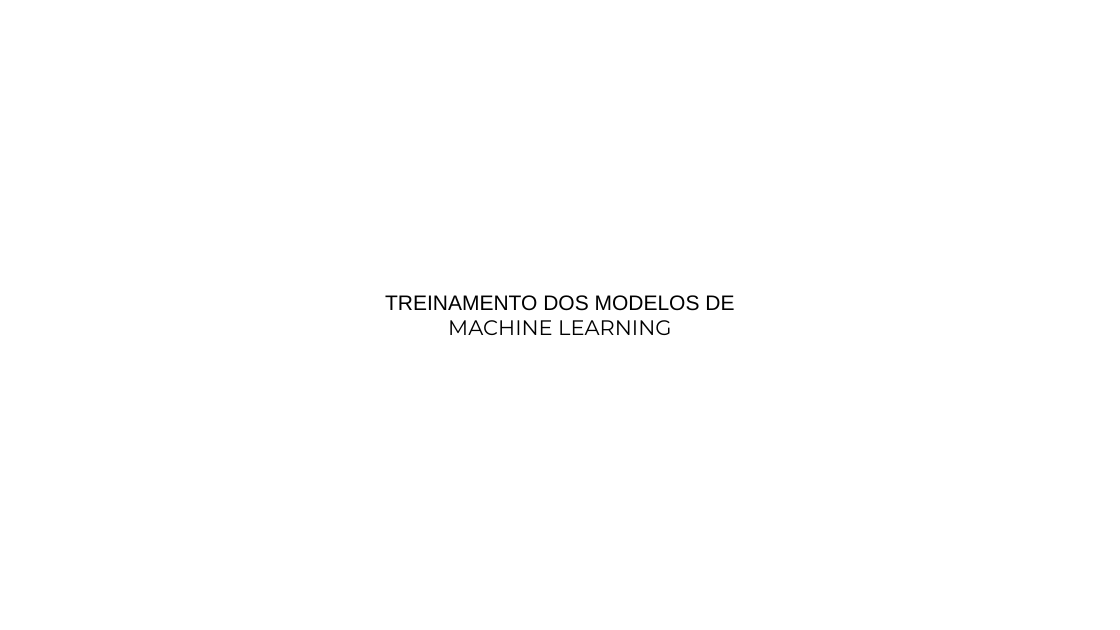
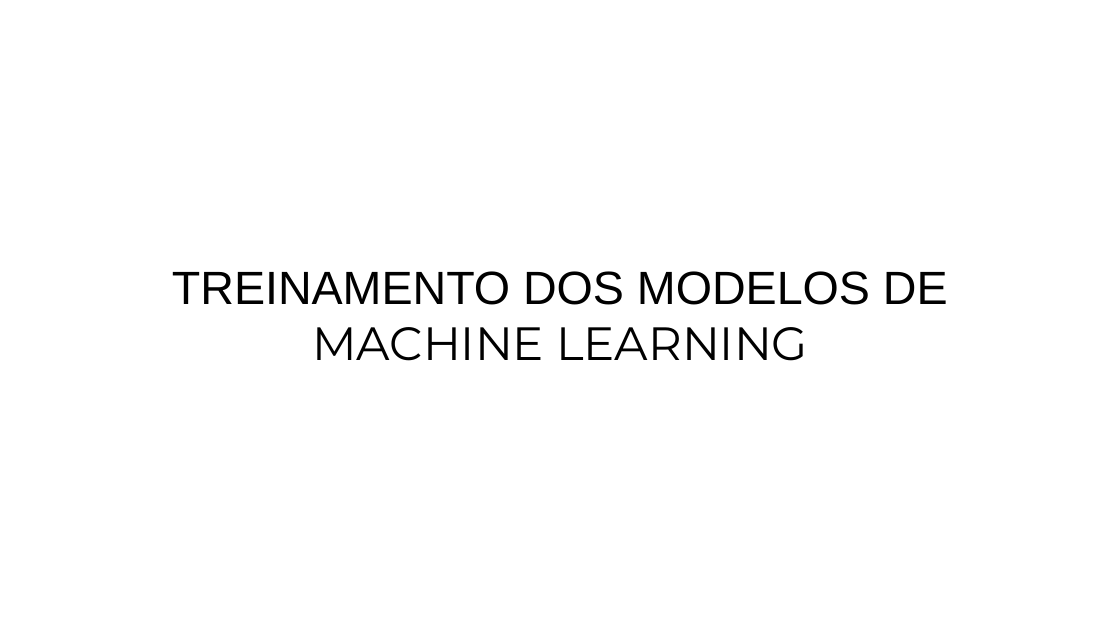
Before and after one commit to maurodomingues/DS-PY-009-machine-learning-I, a slide deck: slide 17 of apresentação-ml.pptx. Drawn at 1120x630 pixels with LibreOffice and Linux fonts; fonts in the diff are those of the drawing. Boxes give left, top, right and bottom in pixels: in the first picture for what was removed or moved away, otherwise in the second. Text is boxed around its words. In the diff, an @@ line names an element or a change of style, - is before the commit and + after.

```diff
--- a/apresentação-ml.pptx
+++ b/apresentação-ml.pptx
@@ text "TREINAMENTO DOS MODELOS DE": place and size @@
-text "TREINAMENTO DOS MODELOS DE" at <box>385,295,734,335</box>
+text "TREINAMENTO DOS MODELOS DE" at <box>172,271,948,361</box>
@@ text "TREINAMENTO DOS MODELOS DE" at <box>172,271,948,361</box>: size 18 to 40 pt @@
```
Also in this commit, not shown: 1 other slide changed, 8 slides added, 3 slides removed.
